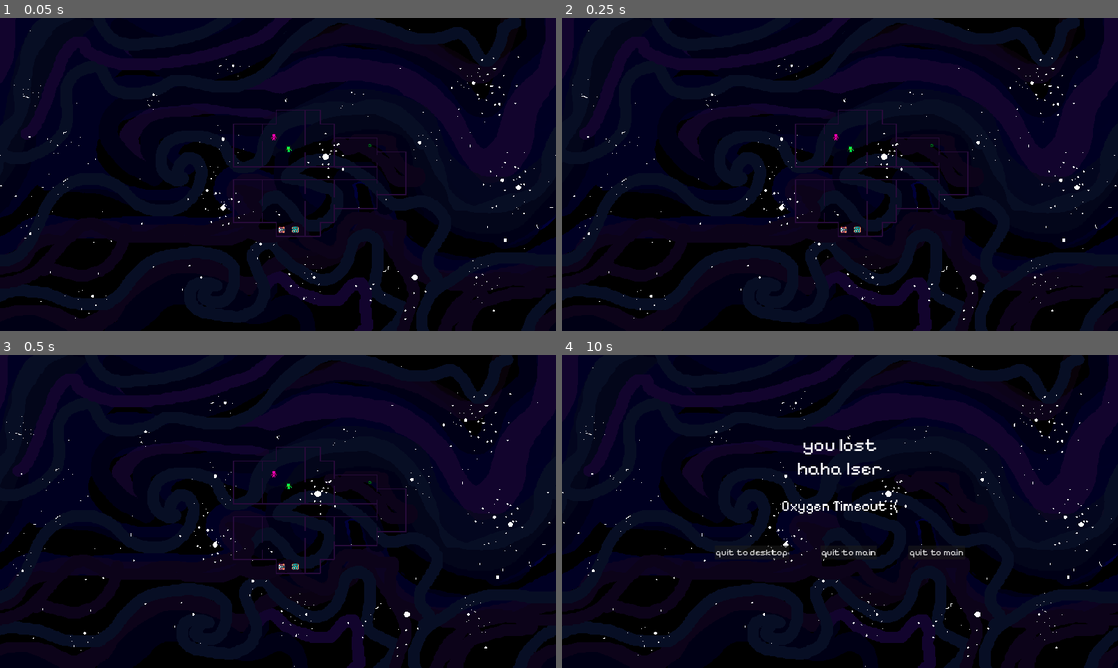
Above: before the commit, frames 1-4 (two rows, left to right).
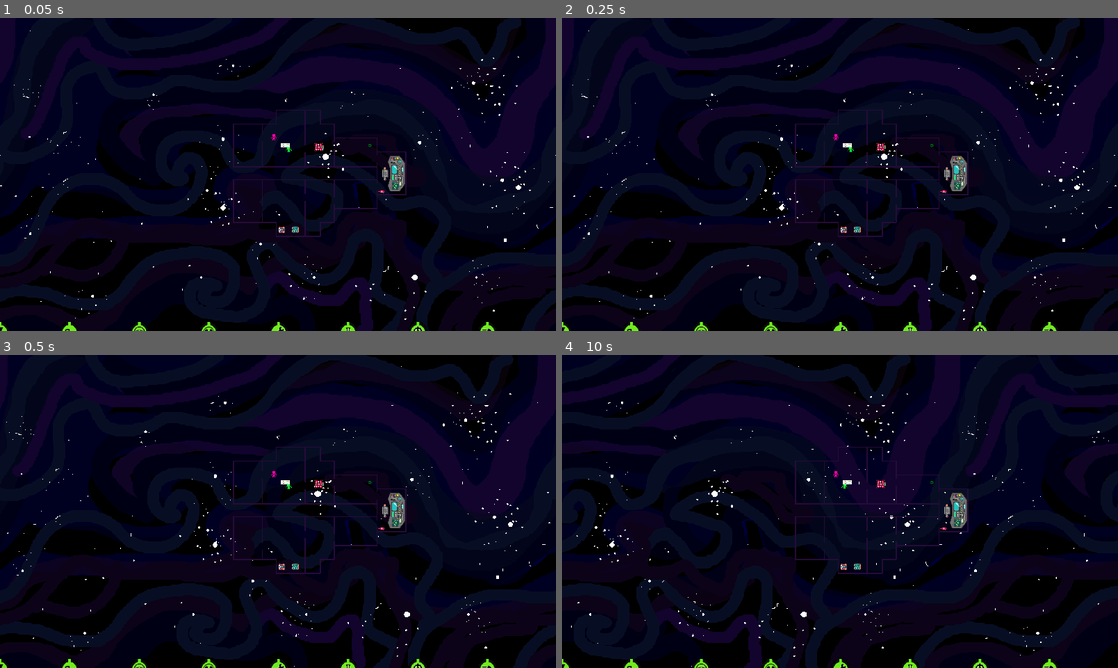
Above: after the commit, the same moments.

Repository: feargrinn/cyberiada2024
Game: Godot game, scene res://scenes/key_scenes/game.tscn
Two runs of this game, one before a commit and one after it. Both use one fixed random seed, a clock stepped at 60 frames per second and the inputs below.
Inputs:
- Up to frame 1 (0.05 s): no input
- Up to frame 2 (0.25 s): no input
- Up to frame 3 (0.5 s): no input
- Up to frame 4 (10 s): tap Enter (interact_B) at 0.5, 7.35 s; tap S (A_dol) at 0.6, 8.1 s; tap W (A_gora) at 1.35, 8.85 s; tap A (A_lewo) at 2.1, 9.6 s; tap D (A_prawo) at 2.85 s; tap Down (B_dol) at 3.6 s; tap Up (B_gora) at 4.35 s; tap Left (B_lewo) at 5.1 s; tap Right (B_prawo) at 5.85 s; tap Space (interact_A) at 6.6 s

The runs differ from the first frame. In frame 1, 0.7% of the frame differs, in the area x 0-89%, y 39-100%; in frame 2, 0.7%; in frame 3, 0.8%; in frame 4, 23%, in the area x 0-100%, y 0-100%.

Commit message:
Added some furniture on board

Diff:
--- a/scenes/key_scenes/game.tscn
+++ b/scenes/key_scenes/game.tscn
@@ -1,17 +1,29 @@
-[gd_scene load_steps=16 format=4 uid="uid://dr6pjruspb74u"]
-
-[ext_resource type="Texture2D" uid="uid://yu3wvduxrvn1" path="res://textures/background_stars.png" id="1_0hcai"]
+[gd_scene load_steps=28 format=4 uid="uid://dr6pjruspb74u"]
+
+[ext_resource type="Texture2D" uid="uid://dtwgxia2w7r64" path="res://textures/background_stars.png" id="1_0hcai"]
 [ext_resource type="Script" path="res://scripts/game.gd" id="1_mhe3d"]
 [ext_resource type="FontFile" uid="uid://cvka4xpwf0gfv" path="res://font/Pixelify_Sans/static/PixelifySans-Regular.ttf" id="1_orwdl"]
 [ext_resource type="PackedScene" uid="uid://bsadwdkvdmcp1" path="res://scenes/key_scenes/characterA.tscn" id="3_l4nfy"]
-[ext_resource type="Texture2D" uid="uid://dnel7ael7qtfg" path="res://textures/tilemap/tilemap.png" id="4_cmho3"]
+[ext_resource type="Texture2D" uid="uid://d2qohk16bplma" path="res://textures/tilemap/tilemap.png" id="4_cmho3"]
 [ext_resource type="Script" path="res://scripts/character_a.gd" id="4_y8s4w"]
 [ext_resource type="PackedScene" uid="uid://bskyjnmvgga3m" path="res://scenes/key_scenes/characterB.tscn" id="5_uwlxt"]
 [ext_resource type="PackedScene" uid="uid://bhx5ge86pfjav" path="res://scenes/smaller_scenes/wrench.tscn" id="6_hnola"]
 [ext_resource type="AudioStream" uid="uid://d3arsbkqn4ub5" path="res://audio/mainthemeiguess.mp3" id="8_hkgy1"]
-[ext_resource type="PackedScene" uid="uid://b0fky7fjf4adh" path="res://scenes/smaller_scenes/valve.tscn" id="9_e188o"]
-[ext_resource type="Texture2D" uid="uid://dex1vx3ycnhca" path="res://textures/statek/ship_ref.png" id="11_dk6ki"]
+[ext_resource type="PackedScene" uid="uid://8l3xkxatwxlj" path="res://scenes/smaller_scenes/valve.tscn" id="9_e188o"]
+[ext_resource type="Texture2D" uid="uid://vvhk1pvjkfer" path="res://textures/statek/ship_ref.png" id="11_dk6ki"]
 [ext_resource type="PackedScene" uid="uid://c3er8gmc1yhdc" path="res://scenes/smaller_scenes/oxygen_fixer.tscn" id="11_njxq5"]
+[ext_resource type="PackedScene" uid="uid://dhawgog1wv7ao" path="res://scenes/smaller_scenes/extinguisher.tscn" id="11_tvbxs"]
+[ext_resource type="Texture2D" uid="uid://dhbblg65bmarf" path="res://textures/Symbole GUI statku/EnergiaGood.png" id="13_tejoq"]
+[ext_resource type="Texture2D" uid="uid://6ljgm8vxghyi" path="res://textures/consol_kokpit.png" id="14_iqsbj"]
+[ext_resource type="Texture2D" uid="uid://71eba7k7pn8o" path="res://textures/Symbole GUI statku/o2Good.png" id="14_vuio4"]
+[ext_resource type="Texture2D" uid="uid://2pan1c2pbhsd" path="res://textures/reaktor.png" id="15_pwgwn"]
+[ext_resource type="Texture2D" uid="uid://5evfsd4vftr2" path="res://textures/Symbole GUI statku/KokpitGood.png" id="15_wf0lg"]
+[ext_resource type="Texture2D" uid="uid://bfaub4ja2x5gt" path="res://textures/Symbole GUI statku/ReaktorGood.png" id="16_63hdj"]
+[ext_resource type="Texture2D" uid="uid://cs74cmko4lp2e" path="res://textures/table_lab.png" id="16_eqj1l"]
+[ext_resource type="Texture2D" uid="uid://bqro4edpinsnn" path="res://textures/Symbole GUI statku/WorkshopGood.png" id="17_pxd5n"]
+[ext_resource type="Texture2D" uid="uid://cy4mknu2nivo2" path="res://textures/Symbole GUI statku/LabGood.png" id="18_0hldj"]
+[ext_resource type="Texture2D" uid="uid://yraqxdibqe5u" path="res://textures/Symbole GUI statku/CisnienieGood.png" id="19_1n7c5"]
+[ext_resource type="Texture2D" uid="uid://bevjoqxs7fevx" path="res://textures/Symbole GUI statku/SilnikGood.png" id="20_pm5kd"]
 
 [sub_resource type="Theme" id="Theme_uob01"]
 resource_name = "default_theme"
@@ -110,6 +122,9 @@
 [node name="valve" parent="game" instance=ExtResource("9_e188o")]
 position = Vector2(1020, 730)
 
+[node name="extinguisher" parent="game" instance=ExtResource("11_tvbxs")]
+position = Vector2(1316, 601)
+
 [node name="AudioStreamPlayer" type="AudioStreamPlayer" parent="game"]
 stream = ExtResource("8_hkgy1")
 volume_db = -15.0
@@ -119,6 +134,19 @@
 [node name="OxygenFixer" parent="game" instance=ExtResource("11_njxq5")]
 position = Vector2(1277, 440)
 
+[node name="ConsolKokpit" type="Sprite2D" parent="game"]
+position = Vector2(1359, 537)
+rotation = 1.5708
+texture = ExtResource("14_iqsbj")
+
+[node name="Reaktor" type="Sprite2D" parent="game"]
+position = Vector2(1102, 446)
+texture = ExtResource("15_pwgwn")
+
+[node name="TableLab" type="Sprite2D" parent="game"]
+position = Vector2(986, 439)
+texture = ExtResource("16_eqj1l")
+
 [node name="HBoxContainer" type="HBoxContainer" parent="."]
 layout_mode = 2
 size_flags_vertical = 8
@@ -128,45 +156,53 @@
 size_flags_horizontal = 3
 
 [node name="Sprite2D" type="Sprite2D" parent="HBoxContainer/Control"]
+texture = ExtResource("13_tejoq")
 
 [node name="Control2" type="Control" parent="HBoxContainer"]
 layout_mode = 2
 size_flags_horizontal = 3
 
 [node name="Sprite2D" type="Sprite2D" parent="HBoxContainer/Control2"]
+texture = ExtResource("14_vuio4")
 
 [node name="Control3" type="Control" parent="HBoxContainer"]
 layout_mode = 2
 size_flags_horizontal = 3
 
 [node name="Sprite2D" type="Sprite2D" parent="HBoxContainer/Control3"]
+texture = ExtResource("15_wf0lg")
 
 [node name="Control4" type="Control" parent="HBoxContainer"]
 layout_mode = 2
 size_flags_horizontal = 3
 
 [node name="Sprite2D" type="Sprite2D" parent="HBoxContainer/Control4"]
+texture = ExtResource("16_63hdj")
 
 [node name="Control5" type="Control" parent="HBoxContainer"]
 layout_mode = 2
 size_flags_horizontal = 3
 
 [node name="Sprite2D" type="Sprite2D" parent="HBoxContainer/Control5"]
+texture = ExtResource("17_pxd5n")
 
 [node name="Control6" type="Control" parent="HBoxContainer"]
 layout_mode = 2
 size_flags_horizontal = 3
 
 [node name="Sprite2D" type="Sprite2D" parent="HBoxContainer/Control6"]
+texture = ExtResource("18_0hldj")
 
 [node name="Control7" type="Control" parent="HBoxContainer"]
 layout_mode = 2
 size_flags_horizontal = 3
 
 [node name="Sprite2D" type="Sprite2D" parent="HBoxContainer/Control7"]
+texture = ExtResource("19_1n7c5")
 
 [node name="Control8" type="Control" parent="HBoxContainer"]
 layout_mode = 2
 size_flags_horizontal = 3
 
 [node name="Sprite2D" type="Sprite2D" parent="HBoxContainer/Control8"]
+texture = ExtResource("20_pm5kd")
--- /dev/null
+++ b/scenes/smaller_scenes/extinguisher.tscn
@@ -0,0 +1,29 @@
+[gd_scene load_steps=6 format=3 uid="uid://dhawgog1wv7ao"]
+
+[ext_resource type="Script" path="res://scripts/wrench.gd" id="1_0lgf2"]
+[ext_resource type="Texture2D" uid="uid://qimeypyi6myr" path="res://textures/itemy kluczowe/gasnica.final.png" id="2_towed"]
+[ext_resource type="AudioStream" uid="uid://dln8bt076c26d" path="res://audio/podnoszenie zaworu.mp3" id="3_wpm1o"]
+[ext_resource type="AudioStream" uid="uid://bqbv8voumni2l" path="res://audio/połączenie zaworów.mp3" id="4_7l88b"]
+
+[sub_resource type="CircleShape2D" id="CircleShape2D_410uk"]
+radius = 19.9249
+
+[node name="extinguisher" type="Area2D" groups=["interactable"]]
+position = Vector2(1020, 730)
+script = ExtResource("1_0lgf2")
+
+[node name="CollisionShape2D" type="CollisionShape2D" parent="."]
+shape = SubResource("CircleShape2D_410uk")
+
+[node name="sprite" type="Sprite2D" parent="."]
+z_index = 1
+texture = ExtResource("2_towed")
+
+[node name="AudioStreamPlayer" type="AudioStreamPlayer" parent="."]
+stream = ExtResource("3_wpm1o")
+
+[node name="AudioStreamPlayer2" type="AudioStreamPlayer" parent="."]
+stream = ExtResource("4_7l88b")
+
+[connection signal="body_entered" from="." to="." method="_on_body_entered"]
+[connection signal="body_exited" from="." to="." method="_on_body_exited"]
--- a/scenes/smaller_scenes/gameover.tscn
+++ b/scenes/smaller_scenes/gameover.tscn
@@ -101,7 +101,7 @@
 size_flags_horizontal = 3
 size_flags_vertical = 4
 theme_override_font_sizes/font_size = 32
-text = "quit to main"
+text = "try again"
 
 [node name="AudioStreamPlayer" type="AudioStreamPlayer" parent="."]
 stream = ExtResource("4_4upwq")
--- a/scripts/oxygen_fixer.gd
+++ b/scripts/oxygen_fixer.gd
@@ -1,6 +1,6 @@
 extends Area2D
 
-const default_time = 10
+const default_time = 100
 var timer : Timer
 
 func _ready() -> void:
@@ -15,4 +15,3 @@
 	timer.stop()
 	timer.start(default_time * Globals.urgency)
 	Globals.urgency *= 0.95
-	print('i fixed oxy gene!')
Not shown: 1 places in scenes/key_scenes/main_menu.tscn that only renumber resources
Not shown: 1 places in scenes/key_scenes/settings.tscn that only renumber resources
Not shown: 1 places in scenes/smaller_scenes/gameover.tscn that only renumber resources
